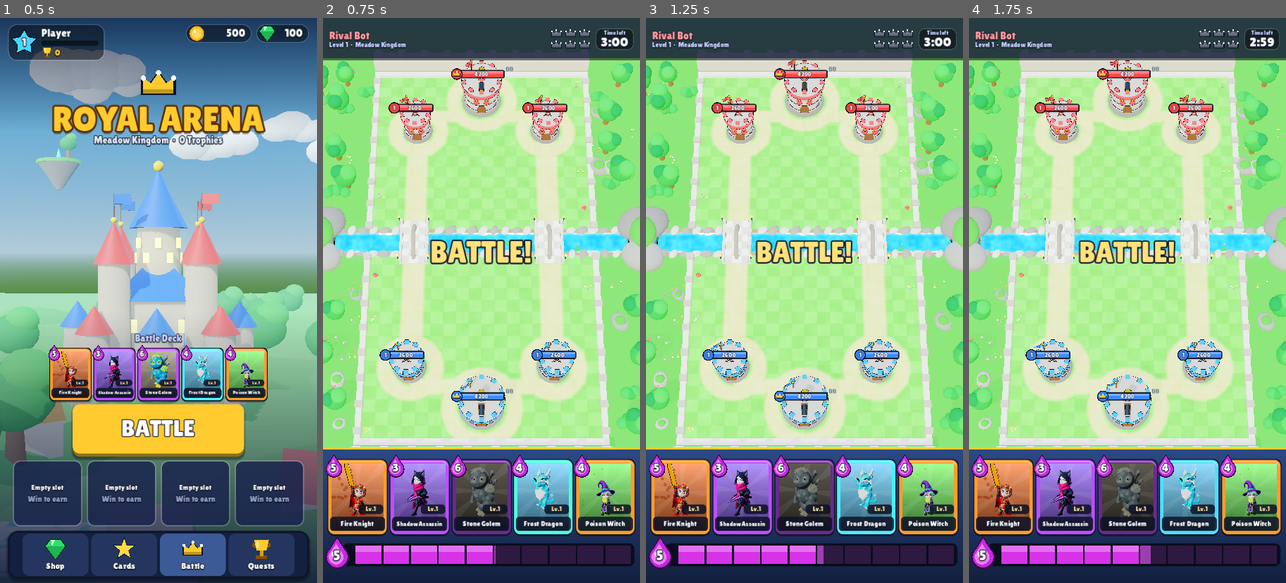
Above: before the commit, frames 1-4 (left to right).
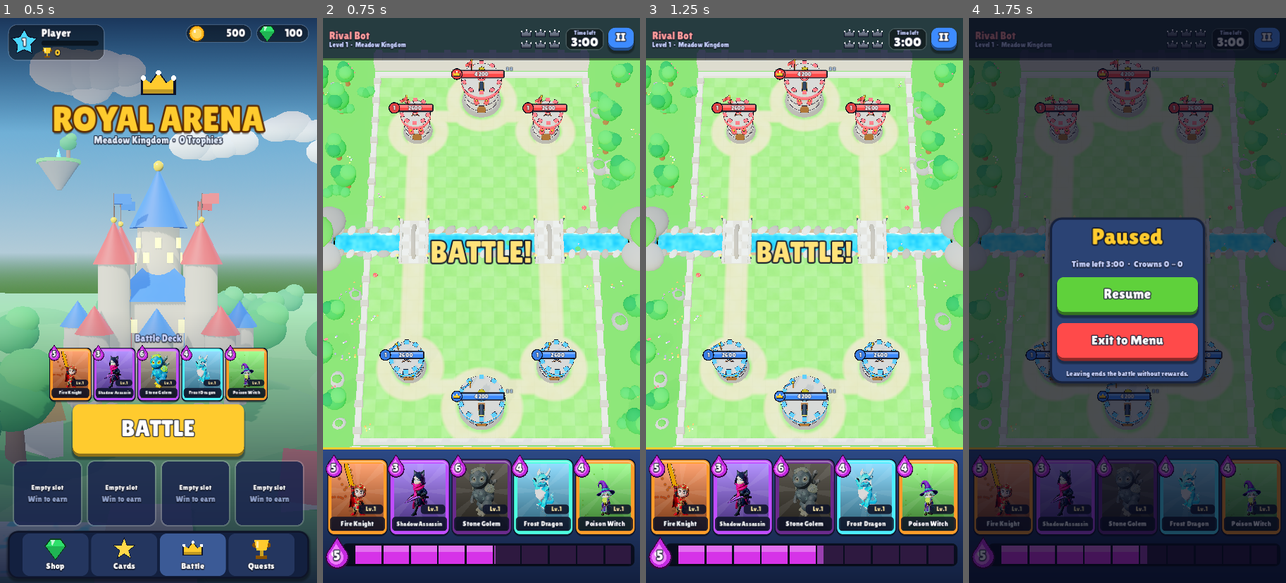
Above: after the commit, the same moments.

Repository: kenanbjelic12/Royal
Game: Godot game, scene res://Scenes/MainMenu/MainMenu.tscn
Two runs of this game, one before a commit and one after it. Both use one fixed random seed, a clock stepped at 60 frames per second and the inputs below.
Inputs (mouse positions are in pixels of both pictures, inside the frame that each line leads up to):
- Up to frame 1 (0.5 s): no input
- Up to frame 2 (0.75 s): click "BATTLE" at 0.5 s
- Up to frame 3 (1.25 s): no input
- Up to frame 4 (1.75 s): click (1266, 40) at 1.25 s, where only the run after the commit has a clickable "II"

Frame 1 is identical in both runs. In frame 2, 0.9% of the frame differs, in the area x 62-98%, y 1-6%; in frame 3, 0.9%; in frame 4, 95%, in the area x 0-100%, y 0-100%.

Commit message:
Pause menu, branded loading screen and boot splash, one-step web build
- Battle HUD pause button (also Esc / Android Back): Resume or Exit to Menu
- Boot splash and web loader use game art (castle + Meshy monsters),
  real download progress and gameplay tips instead of the Godot logo
- Tools/build_web.py + Tools/web_shell.html build the chunked web test build
- Tests 130/130

Co-Authored-By: Claude Opus 5.5 <noreply@anthropic.com>
Claude-Session: https://claude.ai/code/session_01H7mHSbPM86t11M3b526Com

Diff:
--- a/Scripts/UIManager.gd
+++ b/Scripts/UIManager.gd
@@ -26,9 +26,11 @@
 var _dragging := false
 var _press_pos := Vector2.ZERO
 var _was_selected := false
+var _pause_layer: Control
 
 func _ready() -> void:
 	layer = 5
+	process_mode = Node.PROCESS_MODE_ALWAYS   # pause menu keeps working while the battle is paused
 	root = Control.new()
 	root.set_anchors_preset(Control.PRESET_FULL_RECT)
 	root.mouse_filter = Control.MOUSE_FILTER_IGNORE
@@ -116,6 +118,12 @@
 	tbox.add_child(tv)
 	tbox.size_flags_vertical = Control.SIZE_SHRINK_CENTER
 	h.add_child(tbox)
+	# pause button (also Esc on PC and the Back button on Android)
+	var pause := UIStyle.button("II", UIStyle.BLUE, 26, Vector2(58, 52))
+	pause.name = "PauseButton"
+	pause.size_flags_vertical = Control.SIZE_SHRINK_CENTER
+	pause.pressed.connect(open_pause)
+	h.add_child(pause)
 
 func _build_bottom() -> void:
 	_bottom = Control.new()
@@ -255,6 +263,72 @@
 	_elixir_fill.queue_redraw()
 
 # ------------------------------------------------------------------ updates
+# ------------------------------------------------------------------ pause
+func open_pause() -> void:
+	if _pause_layer != null or battle.is_finished():
+		return
+	battle.card_manager.deselect()
+	get_tree().paused = true
+	_pause_layer = Control.new()
+	_pause_layer.name = "PauseMenu"
+	_pause_layer.process_mode = Node.PROCESS_MODE_ALWAYS
+	_pause_layer.set_anchors_preset(Control.PRESET_FULL_RECT)
+	_pause_layer.mouse_filter = Control.MOUSE_FILTER_STOP
+	root.add_child(_pause_layer)
+	var dim := ColorRect.new()
+	dim.color = Color(0.02, 0.03, 0.1, 0.7)
+	dim.set_anchors_preset(Control.PRESET_FULL_RECT)
+	_pause_layer.add_child(dim)
+	var center := CenterContainer.new()
+	center.set_anchors_preset(Control.PRESET_FULL_RECT)
+	_pause_layer.add_child(center)
+	var panel := UIStyle.make_panel(UIStyle.PANEL, 26, UIStyle.NAVY, 5)
+	center.add_child(panel)
+	var v := VBoxContainer.new()
+	v.add_theme_constant_override("separation", 18)
+	panel.add_child(v)
+	v.add_child(UIStyle.label("Paused", 52, UIStyle.GOLD, 10))
+	v.add_child(UIStyle.label("Time left %s  ·  Crowns %d - %d" % [UIStyle.fmt_time(battle.time_left), battle.crowns[0], battle.crowns[1]], 20, Color("#c9d4ff"), 4))
+	var resume := UIStyle.button("Resume", UIStyle.GREEN, 32, Vector2(320, 86))
+	resume.name = "Resume"
+	resume.pressed.connect(close_pause)
+	v.add_child(resume)
+	var quit := UIStyle.button("Exit to Menu", UIStyle.RED, 30, Vector2(320, 86))
+	quit.name = "ExitToMenu"
+	quit.pressed.connect(exit_to_menu)
+	v.add_child(quit)
+	v.add_child(UIStyle.label("Leaving ends the battle without rewards.", 16, Color("#c9d4ff"), 3))
+	panel.pivot_offset = panel.size * 0.5
+	panel.scale = Vector2(0.85, 0.85)
+	var tw := panel.create_tween()
+	tw.tween_property(panel, "scale", Vector2.ONE, 0.2).set_trans(Tween.TRANS_BACK).set_ease(Tween.EASE_OUT)
+
+func close_pause() -> void:
+	if _pause_layer:
+		_pause_layer.queue_free()
+		_pause_layer = null
+	get_tree().paused = false
+
+func exit_to_menu() -> void:
+	get_tree().paused = false
+	AudioManager.stop_music()
+	GameManager.goto_menu()
+
+func _unhandled_input(event: InputEvent) -> void:
+	if event.is_action_pressed("ui_cancel"):
+		if _pause_layer:
+			close_pause()
+		else:
+			open_pause()
+		get_viewport().set_input_as_handled()
+
+func _notification(what: int) -> void:
+	if what == NOTIFICATION_WM_GO_BACK_REQUEST:   # Android back button
+		if _pause_layer:
+			close_pause()
+		else:
+			open_pause()
+
 func _process(_delta: float) -> void:
 	if battle == null:
 		return
--- a/Tests/TestRunner.gd
+++ b/Tests/TestRunner.gd
@@ -317,6 +317,18 @@
 # 10 --------------------------------------------------------------------------
 func test_menus() -> void:
 	current = "10. Menus"
+	# pause menu in battle
+	await new_battle(false, false, true)
+	var hud: UIManager = battle.hud
+	check("battle has a pause button", hud.root.find_child("PauseButton", true, false) != null)
+	hud.open_pause()
+	var t0 := battle.time_left
+	await get_tree().create_timer(1.0, true, false, true).timeout
+	check("pause freezes the battle clock", get_tree().paused and is_equal_approx(battle.time_left, t0))
+	check("pause menu offers Resume and Exit to Menu", hud.root.find_child("Resume", true, false) != null and hud.root.find_child("ExitToMenu", true, false) != null)
+	hud.close_pause()
+	await sim(0.5)
+	check("resume continues the battle", not get_tree().paused and battle.time_left < t0)
 	if battle:
 		battle.queue_free()
 		battle = null
--- /dev/null
+++ b/Tools/BackdropShot.tscn
@@ -0,0 +1,6 @@
+[gd_scene load_steps=2 format=3]
+
+[ext_resource type="Script" path="res://Scripts/Effects/KingdomBackdrop.gd" id="1"]
+
+[node name="Backdrop" type="Node3D"]
+script = ExtResource("1")
--- a/project.godot
+++ b/project.godot
@@ -8,6 +8,12 @@
 run/main_scene="res://Scenes/MainMenu/MainMenu.tscn"
 config/features=PackedStringArray("4.3", "GL Compatibility")
 config/icon="res://icon.svg"
+config/quit_on_go_back=false
+boot_splash/bg_color=Color(0.0549, 0.0784, 0.1882, 1)
+boot_splash/show_image=true
+boot_splash/image="res://Assets/UI/boot_splash.png"
+boot_splash/fullsize=true
+boot_splash/use_filter=true
 
 [autoload]
 
Binary file added: Assets/UI/boot_splash.png
Not shown, added: Assets/UI/boot_splash.png.import
Binary file added: Assets/UI/loading_bg.jpg
Not shown, added: Assets/UI/loading_bg.jpg.import
